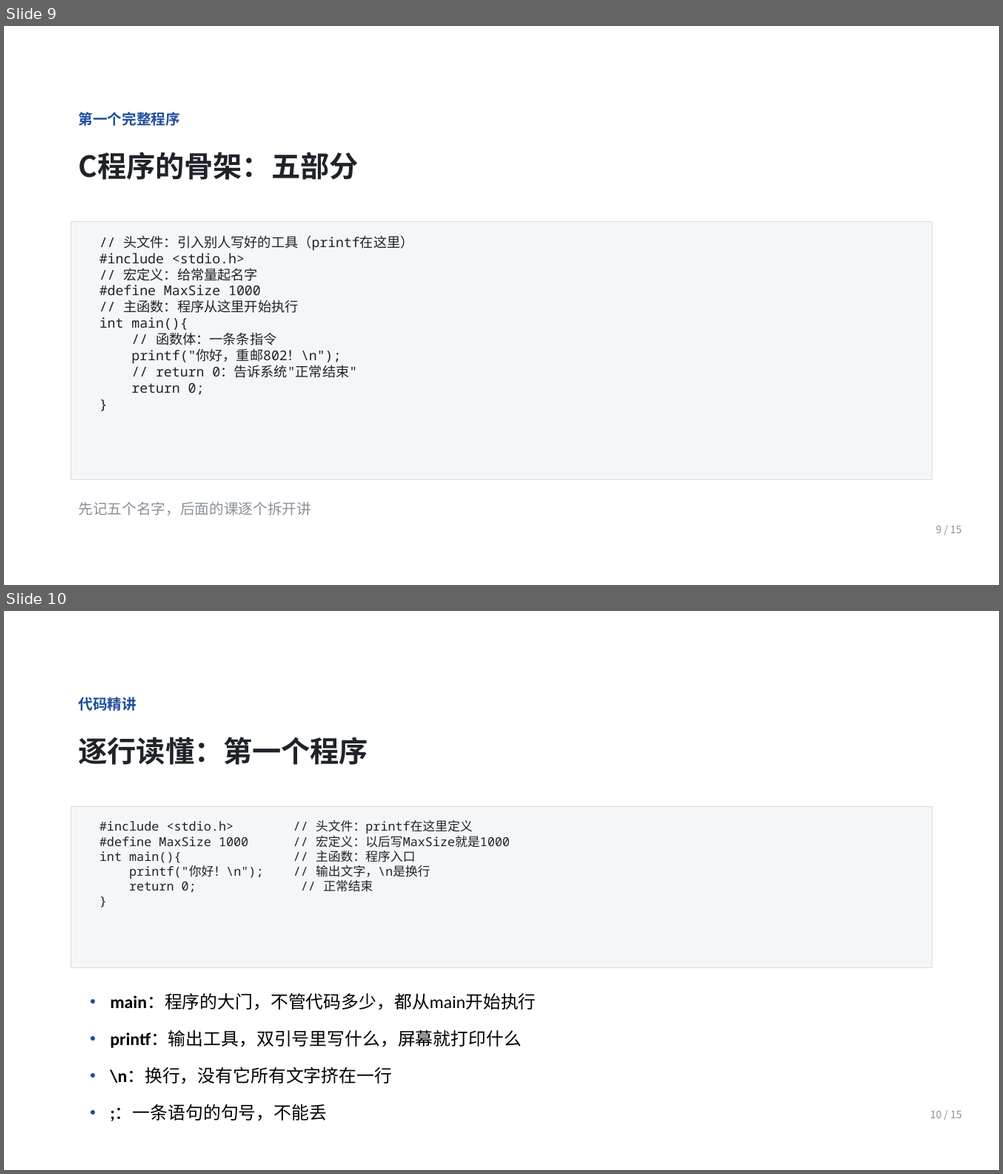
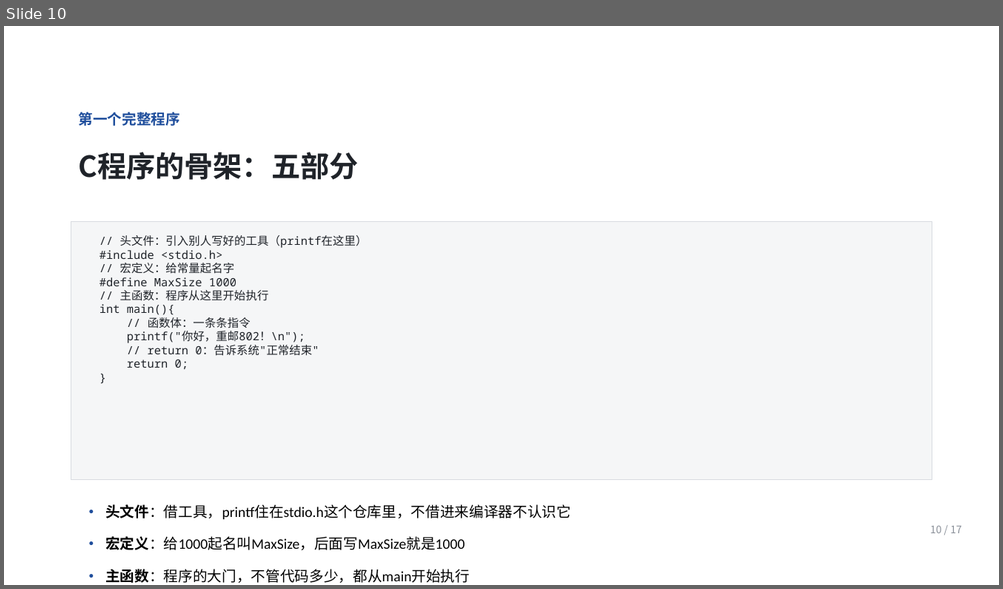
Before and after one commit to Ctrl1CandV/SpecialtyCourses, a slide deck: 课件/C1/C1-A-01/C1-A-01.pptx. Shown one above the other, each under a label of ours: slides 9 and 10 before the commit, slide 10 after it. The pictures are 1003x1174 and 1003x589 pixels, drawn with LibreOffice and Linux fonts; fonts in the diff are those of the drawing; background and template pictures are left out. Boxes give left, top, right and bottom in pixels: in the first picture for what was removed or moved away, otherwise in the second. Text is boxed around its words. In the diff, an @@ line names an element or a change of style, - is before the commit and + after.

```diff
--- a/课件/C1/C1-A-01/C1-A-01.pptx
+++ b/课件/C1/C1-A-01/C1-A-01.pptx
@@ slide 10 removed at (4, 611, 999, 1170), background picture (left out) @@
@@ text removed at (79, 697, 136, 711) @@
-代码精讲
@@ text removed at (79, 737, 369, 765) @@
-逐行读懂：第一个程序
@@ rectangle removed at (71, 806, 931, 968) @@
@@ text removed at (99, 820, 509, 892) @@
-#include <stdio.h> // 头文件：printf在这里定义
-#define MaxSize 1000 // 宏定义：以后写MaxSize就是1000
-int main(){ // 主函数：程序入口
-printf("你好！\n"); // 输出文字，\n是换行
-return 0; // 正常结束
-}
@@ text removed at (110, 994, 535, 1011) @@
-• main：程序的大门，不管代码多少，都从main开始执行
@@ text removed at (110, 1031, 521, 1048) @@
-• printf：输出工具，双引号里写什么，屏幕就打印什么
@@ text removed at (110, 1068, 392, 1085) @@
-• \n：换行，没有它所有文字挤在一行
@@ text removed at (110, 1105, 327, 1122) @@
-• ;：一条语句的句号，不能丢
@@ text removed at (930, 1111, 962, 1119) @@
-10 / 15
@@ what was slide 9 is now slide 10 @@
@@ slide 10 changed as well @@
@@ text "// 头文件：引入别人写好的工具（printf在这里） #include <stdio.h> // ..." at (99, 235, 367, 369): size 13 to 11 pt @@
@@ text at (105, 505, 571, 520): text changed; font Noto Sans CJK SC to Calibri; text colour #8A9099 to #000000 @@
-先记五个名字，后面的课逐个拆开讲
+• 头文件：借工具，printf住在stdio.h这个仓库里，不借进来编译器不认识它
@@ text at (930, 526, 962, 534): text changed @@
-9 / 15
+10 / 17
@@ text added at (105, 537, 464, 551), 14 pt, text #000000 @@
+• 宏定义：给1000起名叫MaxSize，后面写MaxSize就是1000
@@ text added at (105, 569, 469, 583), 14 pt, text #000000 @@
+• 主函数：程序的大门，不管代码多少，都从main开始执行
```
Also in this commit, not shown: 13 other slides changed, 3 slides added, 35 other files.
